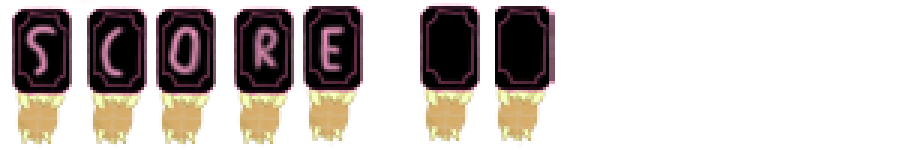
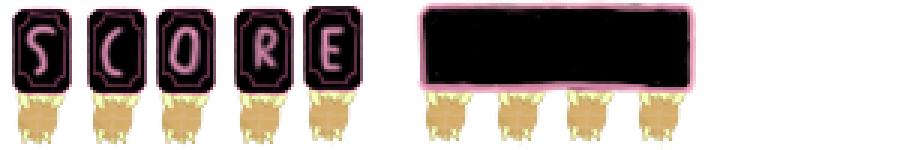
Comparing the layer stacks of the two 900x150 images. Changes:
removed layer "hanging chad turtle" over [420,3,480,93]
painted on "Layer 7" over [414,0,696,150]
